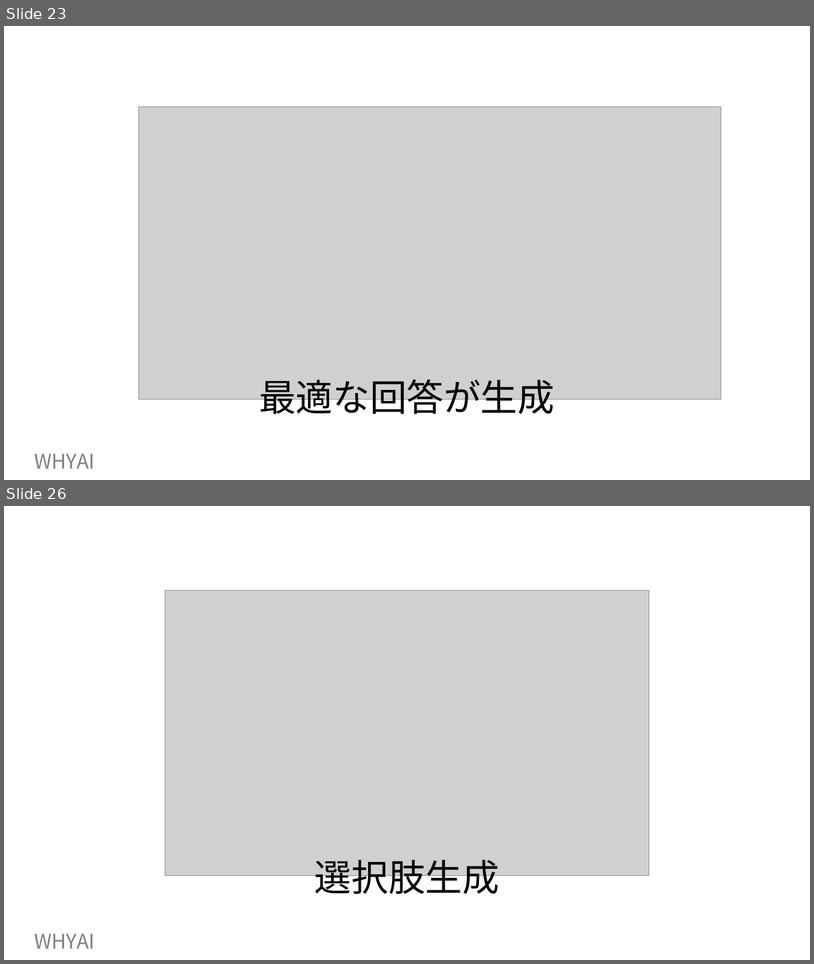
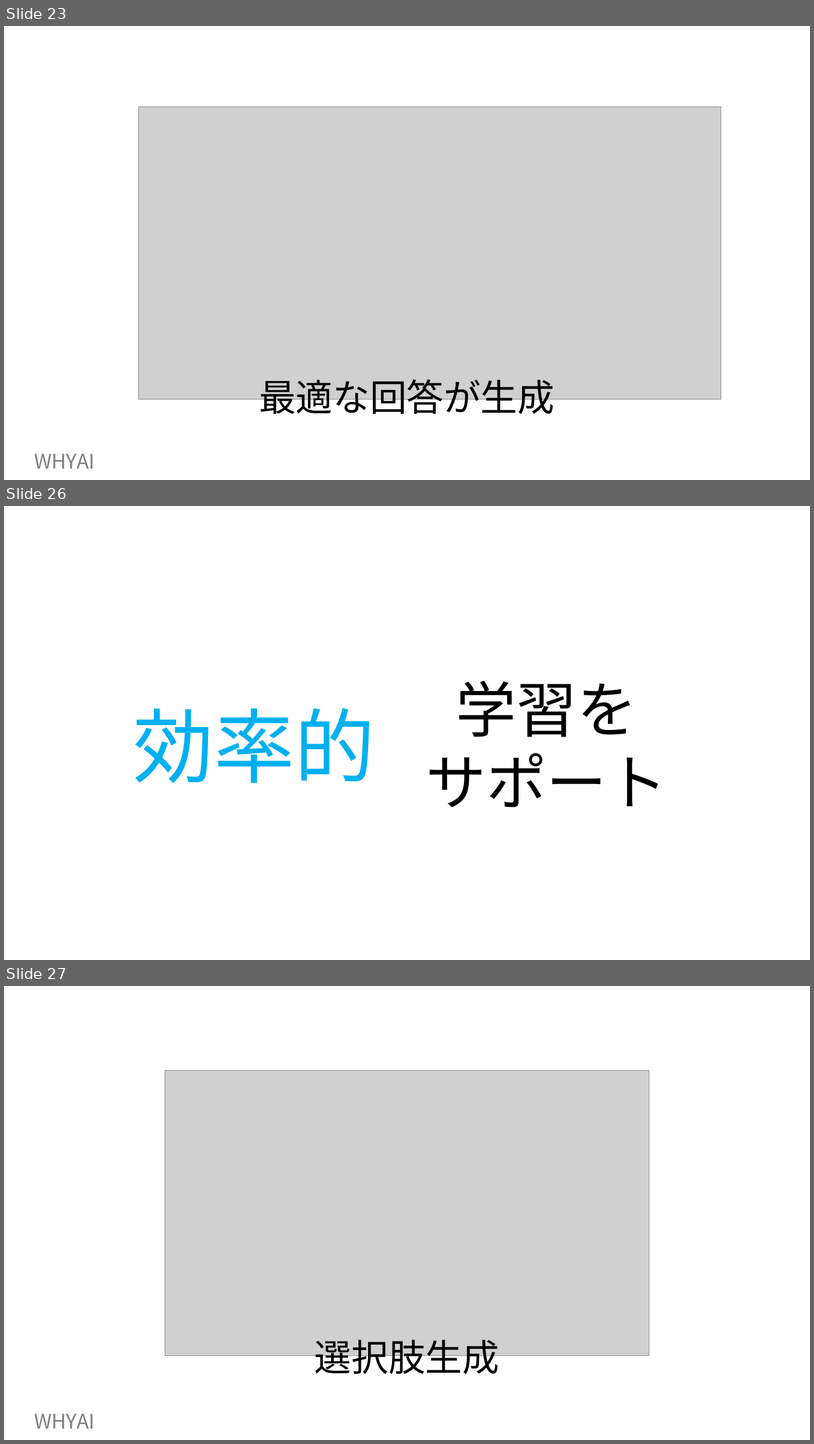
Before and after one commit to ishiomaru/WHYAI, a slide deck: docs/docs-new/WHYAI slide1.pptx. Shown one above the other, each under a label of ours: slides 23 and 26 before the commit, slides 23, 26 and 27 after it; the slides between them are not shown. The pictures are 814x964 and 814x1444 pixels, drawn with LibreOffice and Linux fonts; fonts in the diff are those of the drawing; grey boxes stand for pictures. Boxes give left, top, right and bottom in pixels: in the first picture for what was removed or moved away, otherwise in the second. Text is boxed around its words. In the diff, an @@ line names an element or a change of style, - is before the commit and + after.

```diff
--- a/docs/docs-new/WHYAI slide1.pptx
+++ b/docs/docs-new/WHYAI slide1.pptx
@@ slide 26 added at bbox=[4, 506, 810, 960], background #FFFFFF @@
@@ text added at bbox=[426, 681, 668, 807], 72 pt, text #000000 @@
+学習を
+サポート
@@ text added at bbox=[134, 708, 375, 783], 96 pt, text #00B0F0 @@
+効率的
@@ what was slide 26 is now slide 27 @@
```
Also in this commit, not shown: 2 slides changed, 18 other slides added, 1 slide removed, 2 other files.
